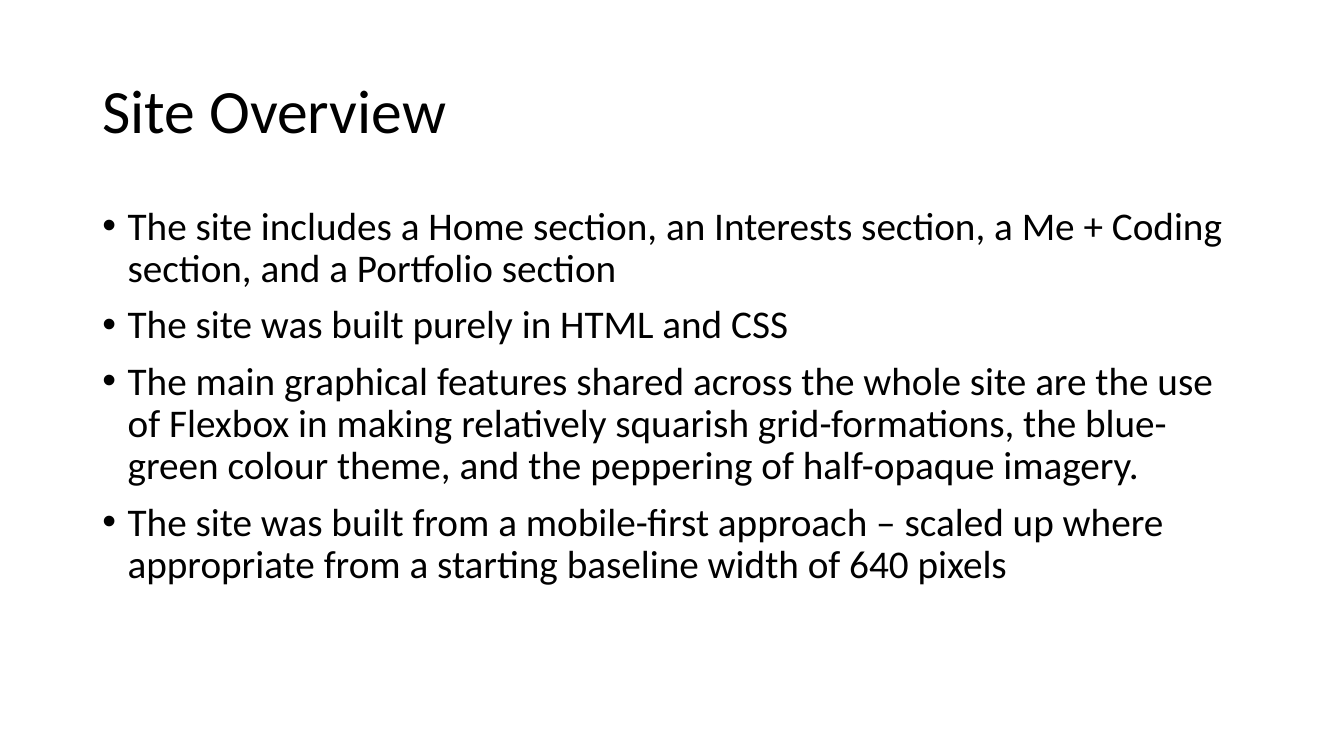
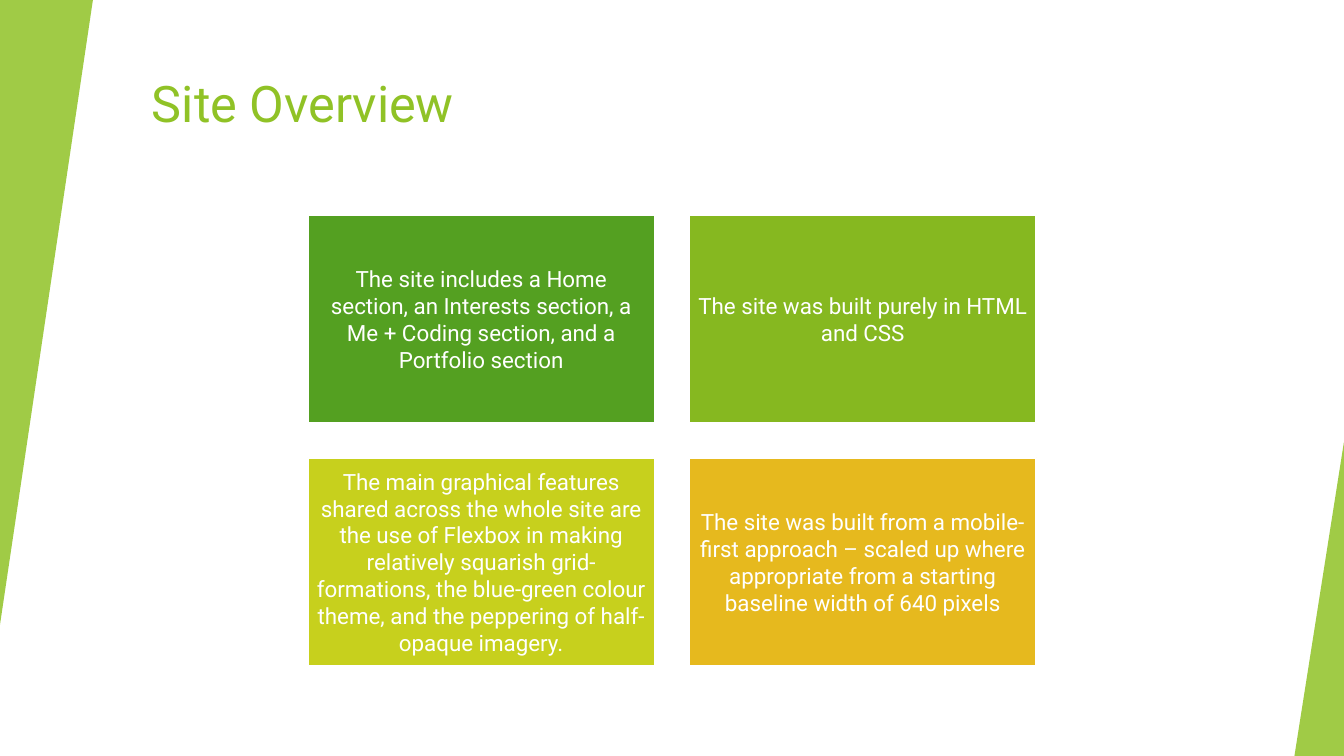
Before and after one commit to angel-lopez-andrade/portfolio-website, a slide deck: slide 2 of slide_deck.pptx. Drawn at 1344x756 pixels with LibreOffice and Linux fonts; fonts in the diff are those of the drawing. Boxes give left, top, right and bottom in pixels: in the first picture for what was removed or moved away, otherwise in the second. Text is boxed around its words. In the diff, an @@ line names an element or a change of style, - is before the commit and + after.

```diff
--- a/slide_deck.pptx
+++ b/slide_deck.pptx
@@ rectangle added at <box>0,0,1344,756</box>, fill #FFFFFF @@
@@ triangle added at <box>0,0,93,625</box>, fill #90C226 at 85% opacity @@
@@ title "Site Overview": place and size @@
-title "Site Overview" at <box>102,90,446,134</box>
+title "Site Overview" at <box>152,85,454,123</box>
@@ title "Site Overview" at <box>152,85,454,123</box>: size 44 to 36 pt, font Calibri to Roboto, text colour #000000 to #90C226; line spacing 0.9 to 1; vertical alignment middle to top @@
@@ text removed at <box>128,212,1222,585</box> @@
-• The site includes a Home section, an Interests section, a Me + Coding section, and a Portfolio section
-• The site was built purely in HTML and CSS
-• The main graphical features shared across the whole site are the use of Flexbox in making relatively squarish grid-formations, the blue-green colour theme, and the peppering of half-opaque imagery.
-• The site was built from a mobile-first approach – scaled up where appropriate from a starting baseline width of 640 pixels
@@ group added at <box>0,0,1344,756</box>: 5 freeform shapes, 3 triangles, 2 lines @@
@@ triangle added at <box>1295,443,1344,756</box>, fill #90C226 at 85% opacity @@
@@ group added at <box>308,215,1036,665</box>: 4 rectangles, 4 texts @@
+The site includes a Home section, an Interests section, a Me + Coding section, and a Portfolio section
+The site was built purely in HTML and CSS
+The main graphical features shared across the whole site are the use of Flexbox in making relatively squarish grid-formations, the blue-green colour theme, and the peppering of half-opaque imagery.
+The site was built from a mobile-first approach – scaled up where appropriate from a starting baseline width of 640 pixels
```
Also in this commit, not shown: 6 other slides changed, 5 slides added, 6 other files.
